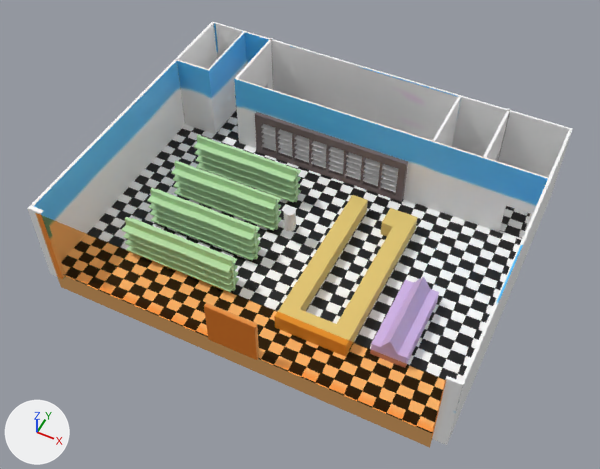
What one commit did to the Blender file Assets/market.blend.
Before and after are seen from a 50 mm camera at (43.7, -83.7, 103.9) aimed at (2.2, -0.6, 0.1). Lighting does not change. The marker at lower left points along +X, +Y and +Z.

The older version as bpy lines, for what is in view:
```python
ob_cash_register = bpy.data.objects.new('Cash-Register', me_cube_004)
ob_cash_register.location = (12.3, -2.9, 1.4)
ob_cash_register.scale = (14.6, 14.6, 14.6)
ob_coffe = bpy.data.objects.new('Coffe', me_cube_003)
ob_coffe.location = (24.4, -8.6, 1.2)
ob_coffe.scale = (2.85, 6.84, 3.83)
ob_iceshelf_interiour = bpy.data.objects.new('IceShelf_Interiour', me_cube_009)
ob_iceshelf_interiour.location = (-12.9, 17.1, 0.1)
ob_iceshelf_interiour.scale = (1.48, 1.54, 1.0)
ob_plane = bpy.data.objects.new('Plane', me_plane)
ob_plane.location = (2.4, 3.4, -2.7)
ob_plane.scale = (34.6, 27.3, 14.6)
ob_plane_001 = bpy.data.objects.new('Plane.001', me_plane_002)
ob_plane_001.location = (2.1, -24.3, 3.2)
ob_plane_001.rotation_euler = (1.571, 0.0, 0.0)  # degrees (90, 0, 0)
ob_plane_001.scale = (32.8, 9.06, 1.0)
ob_shelfes = bpy.data.objects.new('Shelfes', me_cube_001)
ob_shelfes.location = (-12.8, -14.0, 1.2)
ob_shelfes.scale = (14.6, 2.07, 3.83)
ob_walls = bpy.data.objects.new('Walls', me_cube_008)
ob_walls.location = (1.1, 5.0, 4.5)
ob_walls.scale = (14.6, 14.6, 7.93)
# also in view: 'Ice-Shelf' at (-0.9, 18.9, 1.9)
```
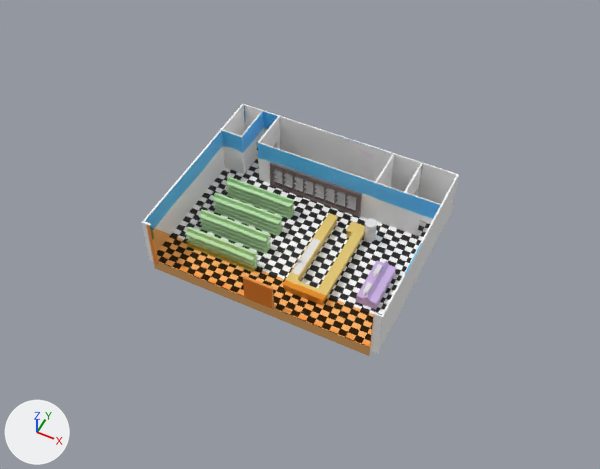
Where the change shows, as pixel boxes (x1, y1, x2, y2) in the pictures (600 x 469 px):
'Walls', moved, rescaled (42% narrower, 41% shorter)
    before: (27, 21, 573, 445)
    after: (141, 104, 459, 354)
'Plane', moved, rescaled (41% narrower, 41% shorter)
    before: (87, 94, 530, 381)
    after: (171, 145, 430, 315)
'Plane.001', moved, rescaled (44% narrower, 44% shorter)
    before: (35, 213, 446, 448)
    after: (146, 225, 374, 356)
'Shelfes', moved, rescaled (38% narrower, 41% shorter)
    before: (122, 135, 301, 292)
    after: (185, 176, 295, 268)
'Cash-Register', moved, rescaled (44% narrower, 43% shorter)
    before: (278, 195, 418, 342)
    after: (286, 213, 364, 296)
'Coffe', moved, rescaled (41% narrower, 43% shorter)
    before: (371, 277, 439, 364)
    after: (356, 261, 396, 310)
'Cube.002', added
    after: (301, 238, 320, 261)
'Cube.003', added
    after: (292, 258, 308, 275)
'Cube', added
    after: (363, 282, 372, 295)
'Cube.001', added
    after: (373, 264, 383, 276)
'Ice-Shelf', unchanged, covered by the edit
    before: (255, 112, 408, 202)
    after: (270, 162, 362, 217)
'IceShelf_Interiour', unchanged, covered by the edit
    before: (261, 124, 398, 192)
    after: (273, 169, 356, 210)

What the commit changed:
me_cube_001 has 336 vertices, 334 faces and spans x -0.68..0.68, y -1.0..1.0, z -1.22..1.0.
me_cube_001 is used by ob_shelfes; location (-12.8, -14.0, 1.2); scale (14.6, 2.07, 3.83).
me_cube_001 part 1: the whole mesh is scaled about its middle by (1.08, 1, 1), then moved by (0.0, 0.0, -0.29).
Mesh me_cube_017 is new.
It has 544 vertices, 546 faces and spans x -0.314..0.203, y -0.321..0.311, z -0.053..0.506.
Mesh me_cube_016 is new.
It has 36 vertices, 34 faces and spans x -0.7..0.7, y -3.73..1.0, z -1.0..4.18.
Mesh me_cube_015 is new.
It has 96 vertices, 98 faces and spans x -1.09..1.09, y -1.02..1.02, z -1.0..1.0.
Mesh me_cube_014 is new.
It has 48 vertices, 40 faces and spans x -0.37..0.37, y -1.0..1.0, z -0.41..0.41.
Object 'Plane' (ob_plane) moves from (2.4, 3.4, -2.7) to (2.4, 0.7, -1.1).
Object 'Plane' (ob_plane) is rescaled from (34.6, 27.3, 14.6) to (20.4, 16.1, 8.65).
Object 'Shelfes' (ob_shelfes) moves from (-12.8, -14.0, 1.2) to (-7.7, -9.6, 1.1).
Object 'Shelfes' (ob_shelfes) is rescaled from (14.6, 2.07, 3.83) to (8.65, 1.22, 2.26).
Object 'Coffe' (ob_coffe) moves from (24.4, -8.6, 1.2) to (17.7, -4.4, 1.1).
Object 'Coffe' (ob_coffe) is rescaled from (2.85, 6.84, 3.83) to (1.68, 4.04, 2.26).
Object 'Cash-Register' (ob_cash_register) moves from (12.3, -2.9, 1.4) to (8.2, -3.0, 1.3).
Object 'Cash-Register' (ob_cash_register) is rescaled from (14.6, 14.6, 14.6) to (8.65, 8.65, 8.65).
Object 'Walls' (ob_walls) moves from (1.1, 5.0, 4.5) to (1.6, 1.6, 3.1).
Object 'Walls' (ob_walls) is rescaled from (14.6, 14.6, 7.93) to (8.65, 8.65, 4.68).
Object 'Plane.001' (ob_plane_001) moves from (2.1, -24.3, 3.2) to (2.2, -15.7, 2.3).
Object 'Plane.001' (ob_plane_001) is rescaled from (32.8, 9.06, 1.0) to (19.4, 5.35, 0.59).
Object 'Cube.004' (ob_cube_004) is new; it shows me_cube_017.
Its location is (4.8, -7.2, 0.6).
Its rotation in degrees is (0, 0, 34).
Its scale is (0.719, 0.719, 0.719).
Object 'Cube.003' (ob_cube_003) is new; it shows me_cube_016.
Its location is (5.5, -6.4, 0.5).
Its scale is (1.0, 0.761, 0.194).
Object 'Cube.002' (ob_cube_002) is new; it shows me_cube_015.
Its location is (5.5, -3.1, 0.5).
Its scale is (0.683, 2.41, 0.0459).
Object 'Cube.001' (ob_cube_001) is new; it shows me_cube_014.
Its location is (17.1, -2.6, 0.8).
Object 'Cube' (ob_cube) is new; it shows a copy of me_cube_014.
Its location is (17.1, -6.7, 0.8).
